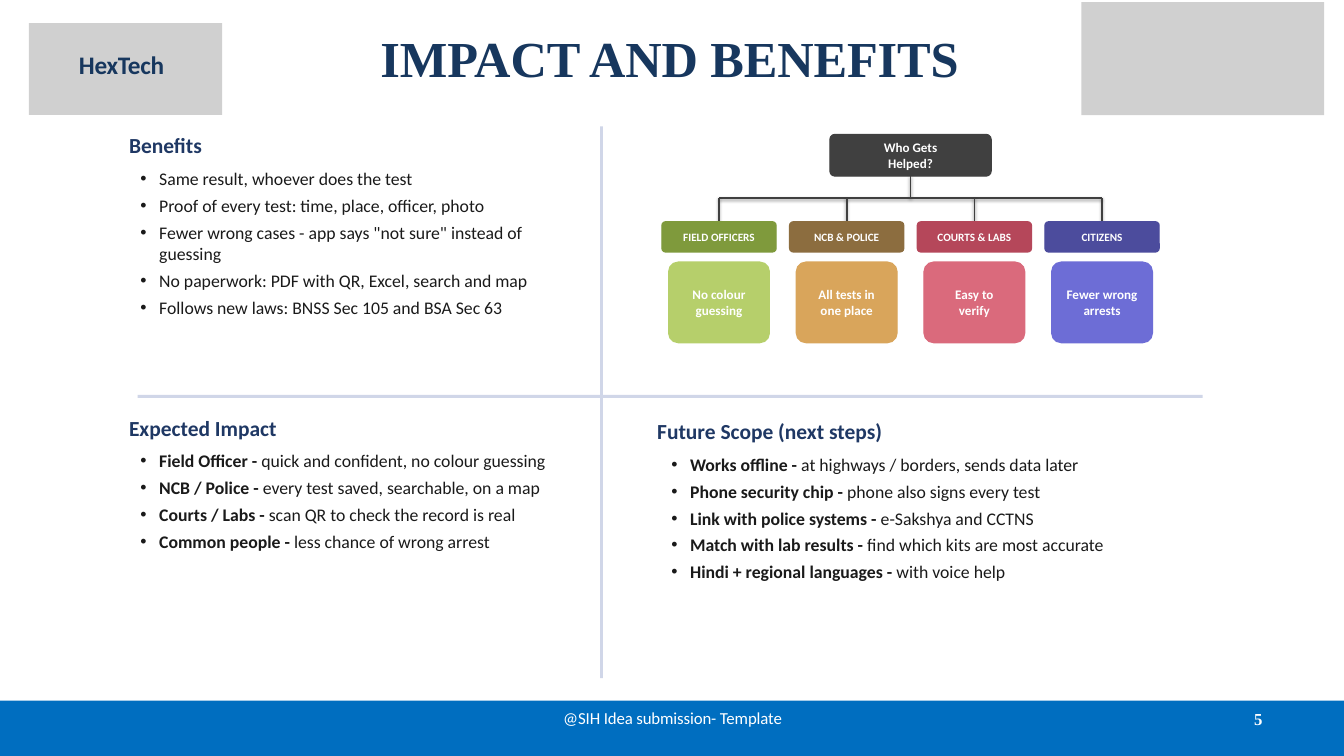
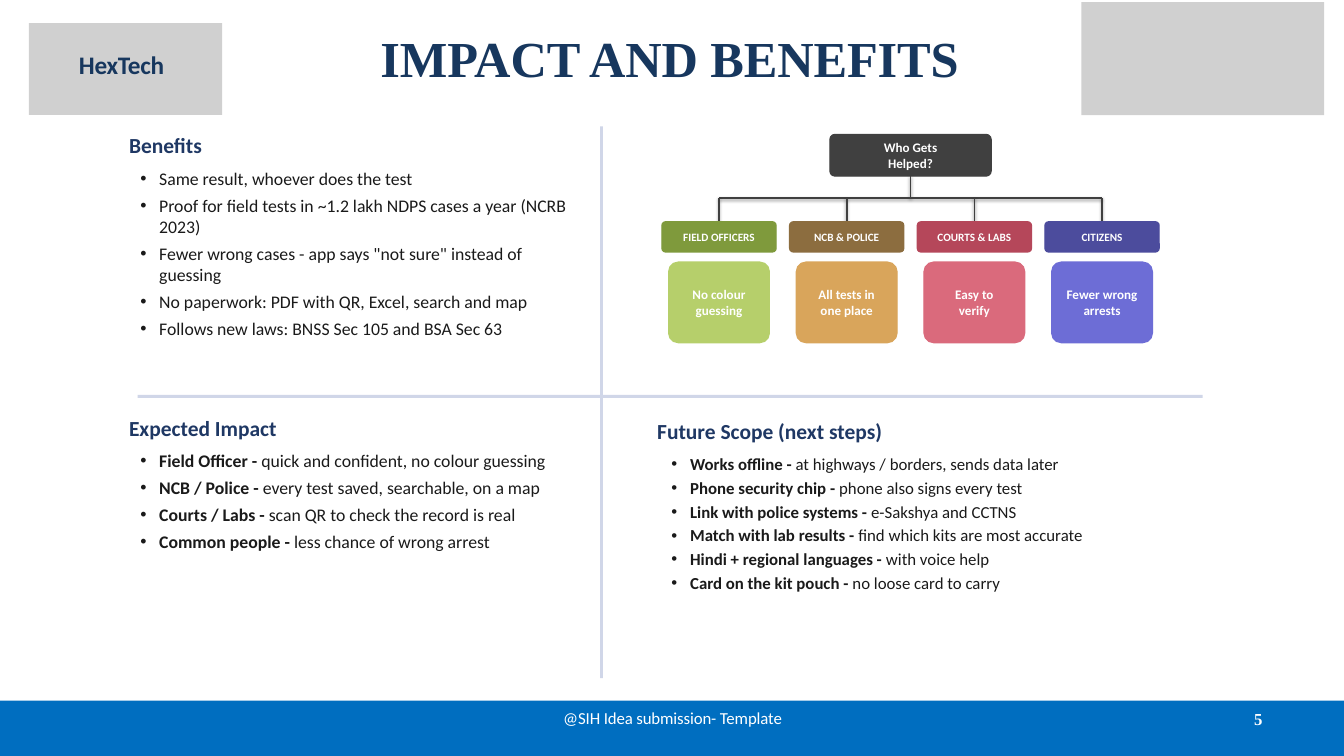
Before and after one commit to Lokeshraj2006/NarcTest, a slide deck: slide 5 of docs/SIH26231_FieldProof_HexTech.pptx. Drawn at 1344x756 pixels with LibreOffice and Linux fonts; fonts in the diff are those of the drawing; grey boxes stand for pictures. Boxes give left, top, right and bottom in pixels: in the first picture for what was removed or moved away, otherwise in the second. Text is boxed around its words. In the diff, an @@ line names an element or a change of style, - is before the commit and + after.

```diff
--- a/docs/SIH26231_FieldProof_HexTech.pptx
+++ b/docs/SIH26231_FieldProof_HexTech.pptx
@@ text at [159, 199, 566, 236]: text changed @@
-• Proof of every test: time, place, officer, photo
+• Proof for field tests in ~1.2 lakh NDPS cases a year (NCRB 2023)
@@ text at [690, 458, 1082, 568]: size 19 to 18 pt in "Works offline - at highways / borders, ...", "Phone security chip - phone also signs ...", "Link with police systems - e-Sakshya and ...", "Match with lab results - find which ..." and 1 more places; less space between paragraphs @@
@@ text at [690, 577, 1000, 592]: paragraph added @@
+• Card on the kit pouch - no loose card to carry
```
Also in this commit, not shown: 4 other slides changed, 1 other file.
